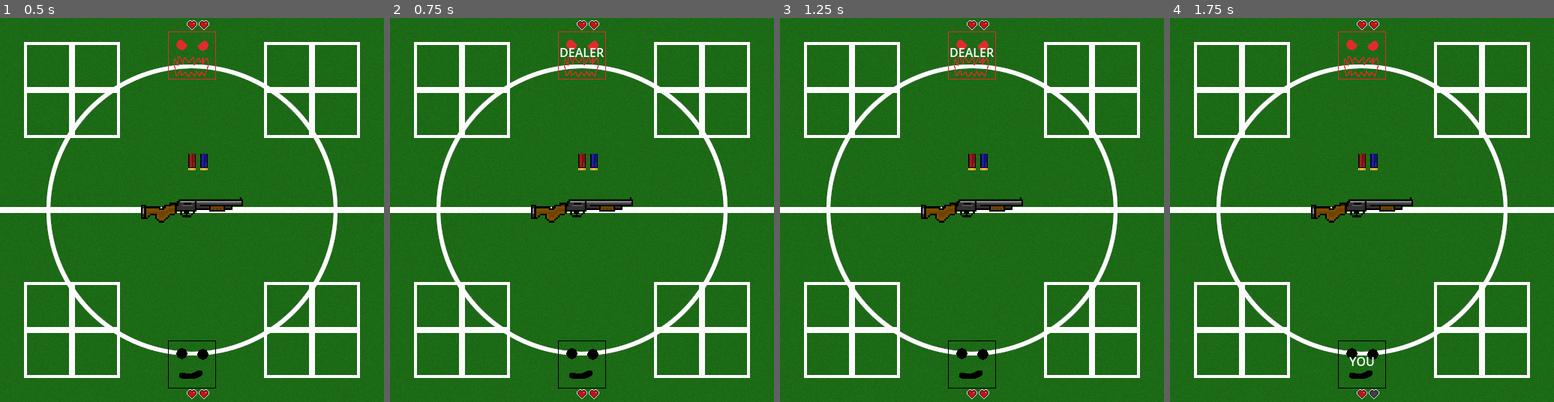
Above: before the commit, frames 1-4 (left to right).
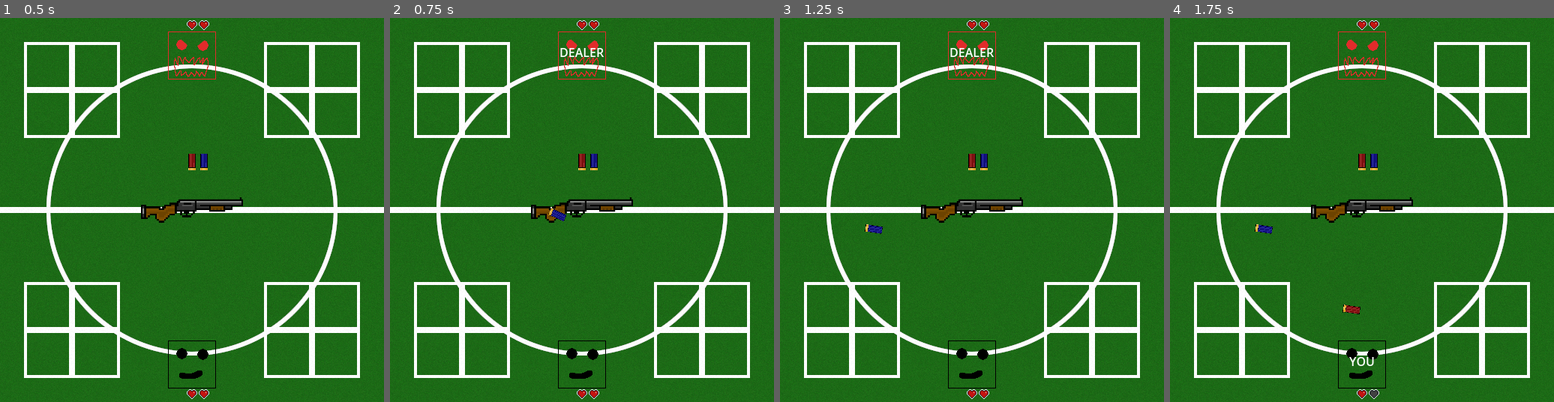
Above: after the commit, the same moments.

Repository: Silvester56/buckshotmiami
Game: Godot game, scene res://scenes/game.tscn
Two runs of this game, one before a commit and one after it. Both use one fixed random seed, a clock stepped at 60 frames per second and the inputs below. This scene is started directly instead of the project's main scene.
Inputs (mouse positions are in pixels of both pictures, inside the frame that each line leads up to):
- Up to frame 1 (0.5 s): no input
- Up to frame 2 (0.75 s): tap Enter at 0.5 s; move the mouse to (582, 56) at 0.52 s; click (582, 56) at 0.67 s
- Up to frame 3 (1.25 s): no input
- Up to frame 4 (1.75 s): tap Space at 1.25 s; move the mouse to (1362, 363) at 1.27 s; click (1362, 363) at 1.42 s

Frame 1 is identical in both runs. In frame 2, less than 0.1% of the frame differs, in the area x 41-46%, y 49-53%; in frame 3, less than 0.1%; in frame 4, 0.2%, in the area x 22-50%, y 53-78%.

Commit message:
Eject shells when shooting

Diff:
--- a/scenes/game.tscn
+++ b/scenes/game.tscn
@@ -28,6 +28,9 @@
 position = Vector2(256, 256)
 scale = Vector2(0.3, 0.3)
 texture = ExtResource("4_iywne")
+
+[node name="ShellEjection" type="Node2D" parent="." unique_id=250614007]
+position = Vector2(256, 256)
 
 [node name="PauseMenu" type="Control" parent="." unique_id=1186123291]
 process_mode = 2
--- a/scenes/shell.tscn
+++ b/scenes/shell.tscn
@@ -8,3 +8,9 @@
 texture = ExtResource("1_sb42f")
 hframes = 4
 script = ExtResource("2_6fq18")
+
+[node name="EjectionTimer" type="Timer" parent="." unique_id=50511025]
+wait_time = 0.25
+one_shot = true
+
+[connection signal="timeout" from="EjectionTimer" to="." method="_on_ejection_timer_timeout"]
--- a/scripts/game.gd
+++ b/scripts/game.gd
@@ -55,6 +55,9 @@
 				player.changeHealth(-1)
 			else:
 				dealer.changeHealth(-1)
+		var newMovingShell = Shell.instantiate()
+		newMovingShell.setProperties(current_shell, true)
+		$ShellEjection.add_child(newMovingShell)
 
 func _on_continue_pressed() -> void:
 	$PauseMenu.hide()
--- a/scripts/shell.gd
+++ b/scripts/shell.gd
@@ -1,15 +1,30 @@
 extends Sprite2D
 
 var type = ShellType.LIVE
+var moving = false
+var speed = 500
+var angle = randi_range(0, 359)
+var direction = Vector2(cos(deg_to_rad(angle)), sin(deg_to_rad(angle)))
 
-func setProperties(ty) -> void:
+func _physics_process(_delta: float) -> void:
+	if moving:
+		position = position + direction * speed * _delta
+		rotation = rotation + 0.5
+
+func setProperties(ty, isEjected = false) -> void:
 	type = ty
-	if (type == ShellType.BLANK):
+	if type == ShellType.BLANK:
 		frame = 1
-	if (type == ShellType.LETHAL):
+	if type == ShellType.LETHAL:
 		frame = 2
-	if (type == ShellType.HEAL):
+	if type == ShellType.HEAL:
 		frame = 3
+	moving = isEjected
+	if moving:
+		$EjectionTimer.autostart = true
 
 func getType() -> ShellType:
 	return type
+
+func _on_ejection_timer_timeout() -> void:
+	moving = false
